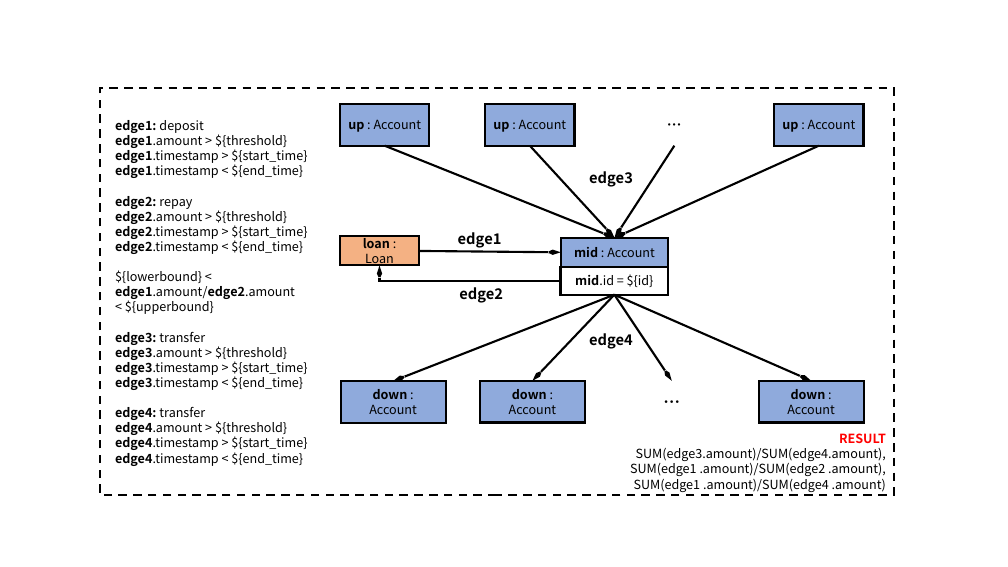
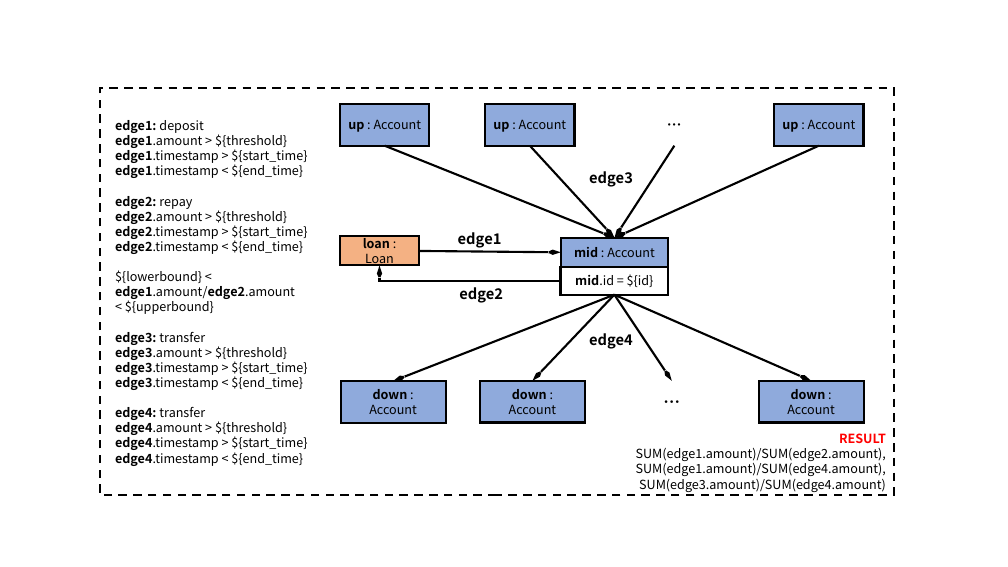
Before and after one commit to ldbc/ldbc_finbench_docs, a slide deck: slide 9 of patterns/transaction-complex-read.pptx. Drawn at 1008x567 pixels with LibreOffice and Linux fonts; fonts in the diff are those of the drawing. Boxes give left, top, right and bottom in pixels: in the first picture for what was removed or moved away, otherwise in the second. Text is boxed around its words. In the diff, an @@ line names an element or a change of style, - is before the commit and + after.

```diff
--- a/patterns/transaction-complex-read.pptx
+++ b/patterns/transaction-complex-read.pptx
@@ text in rectangle at box(636, 448, 886, 492): text changed @@
-SUM(edge3.amount)/SUM(edge4.amount),
-SUM(edge1 .amount)/SUM(edge2 .amount),
-SUM(edge1 .amount)/SUM(edge4 .amount)
+SUM(edge1.amount)/SUM(edge2.amount),
+SUM(edge1.amount)/SUM(edge4.amount),
+SUM(edge3.amount)/SUM(edge4.amount)
```
Also in this commit, not shown: 13 other files.
